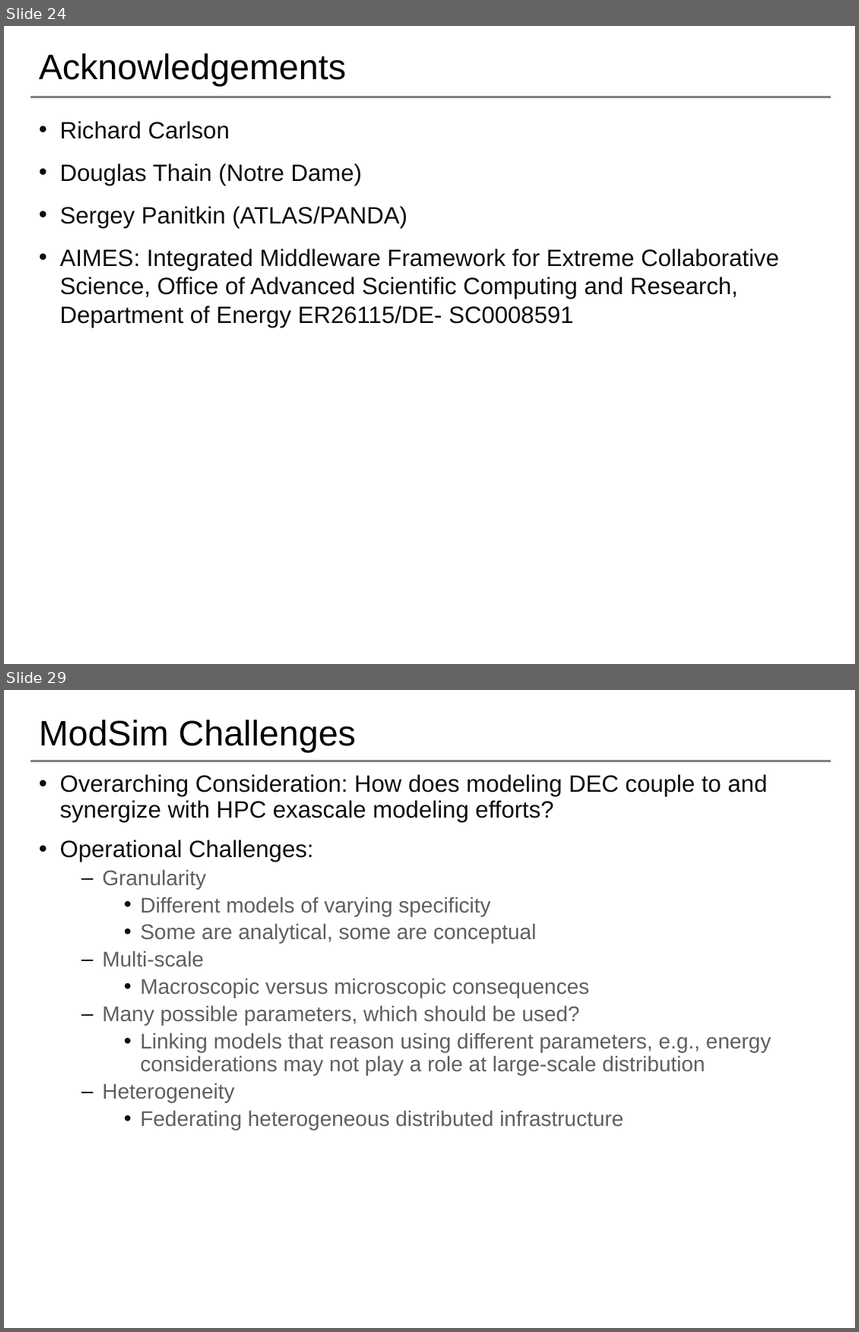
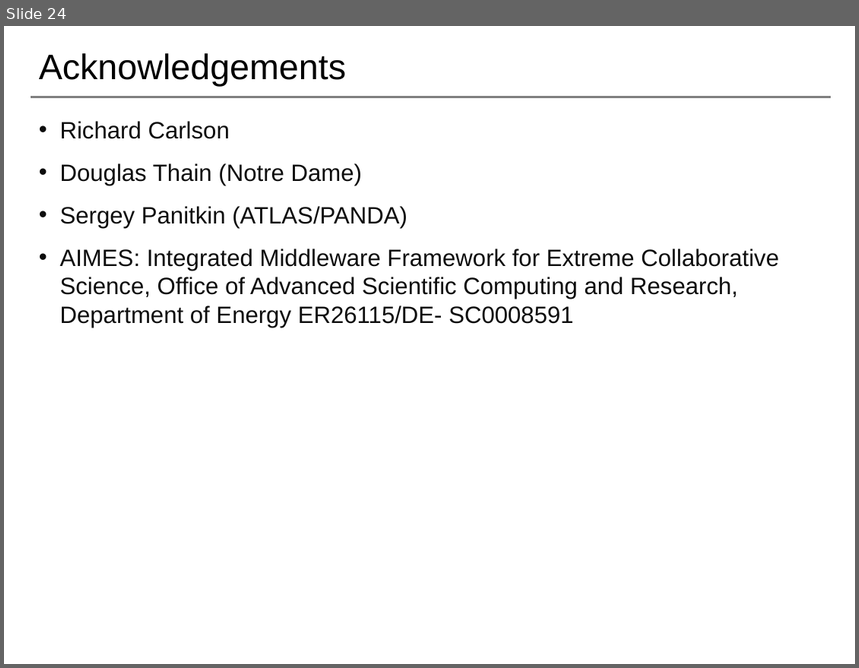
Before and after one commit to saga-project/NGMW, a slide deck: presentations/radical-modsim.pptx. Shown one above the other, each under a label of ours: slides 24 and 29 before the commit, slide 24 after it; the slides between them are not shown. The pictures are 859x1332 and 859x668 pixels, drawn with LibreOffice and Linux fonts; fonts in the diff are those of the drawing; background and template pictures are left out. Boxes give left, top, right and bottom in pixels: in the first picture for what was removed or moved away, otherwise in the second. Text is boxed around its words. In the diff, an @@ line names an element or a change of style, - is before the commit and + after.

```diff
--- a/presentations/radical-modsim.pptx
+++ b/presentations/radical-modsim.pptx
@@ slide 29 removed at (x1=4, y1=690, x2=855, y2=1328), background #FFFFFF; not listed: 1 template element that a slide beside it also shows @@
@@ title removed at (x1=39, y1=720, x2=356, y2=752) @@
-ModSim Challenges
@@ text removed at (x1=60, y1=774, x2=772, y2=1130) @@
-• Overarching Consideration: How does modeling DEC couple to and synergize with HPC exascale modeling efforts?
-• Operational Challenges:
-  – Granularity
-    • Different models of varying specificity
-    • Some are analytical, some are conceptual
-  – Multi-scale
-    • Macroscopic versus microscopic consequences
-  – Many possible parameters, which should be used?
-    • Linking models that reason using different parameters, e.g., energy considerations may not play a role at large-scale distribution
-  – Heterogeneity
-    • Federating heterogeneous distributed infrastructure
```
Also in this commit, not shown: 5 slides changed, 4 other slides removed.
